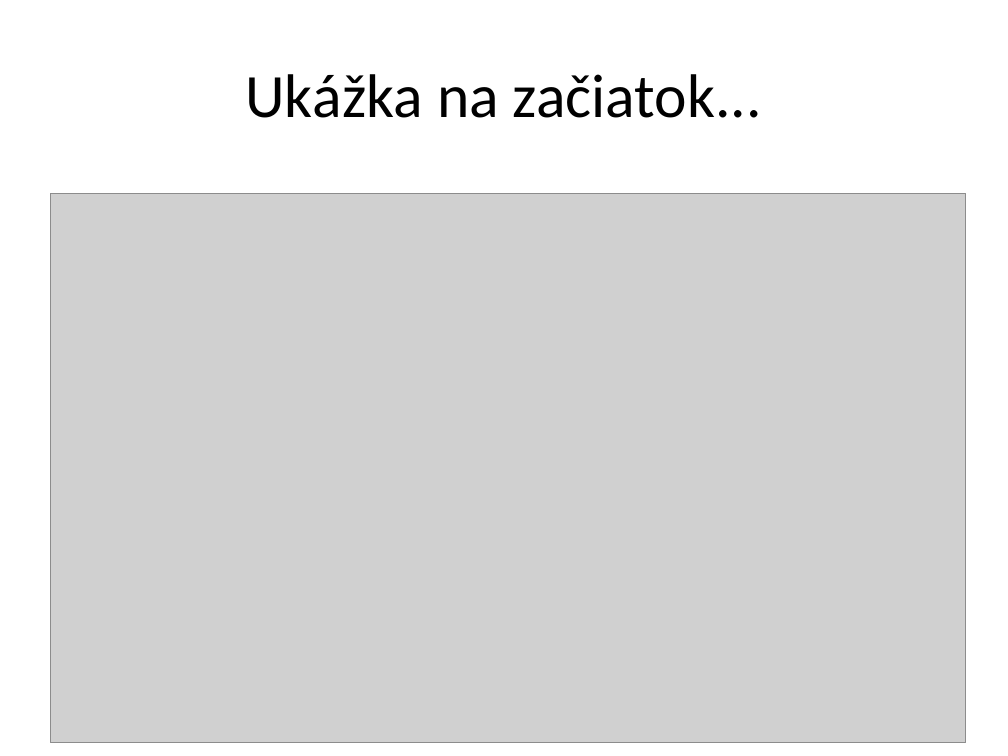
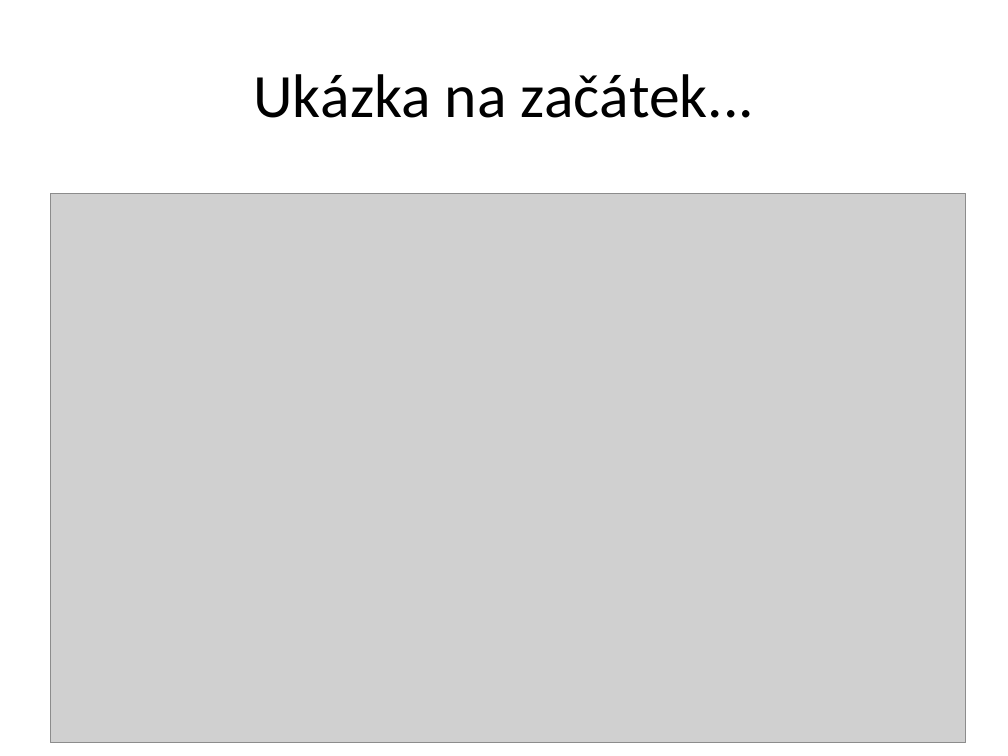
Before and after one commit to JanKolomaznik/MedV4D, a slide deck: slide 2 of doc/Presentation/Medv4D.pptx. Drawn at 1008x756 pixels with LibreOffice and Linux fonts; fonts in the diff are those of the drawing; grey boxes stand for pictures; background and template pictures are left out. Boxes give left, top, right and bottom in pixels: in the first picture for what was removed or moved away, otherwise in the second. Text is boxed around its words. In the diff, an @@ line names an element or a change of style, - is before the commit and + after.

Commit message:
Final presentation.

```diff
--- a/doc/Presentation/Medv4D.pptx
+++ b/doc/Presentation/Medv4D.pptx
@@ title at (253,74,755,118): text changed @@
-Ukážka na začiatok...
+Ukázka na začátek...
```
Also in this commit, not shown: 14 slides added, 2 slides removed.
